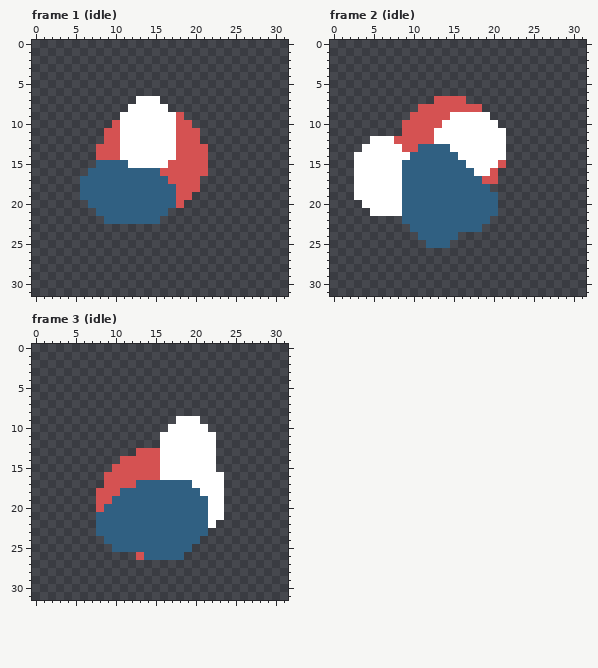
One commit to this pixel-art file: demo/test.aseprite. Above is the file before it was changed.
32x32 pixels, 6 frames. Colours within 5 levels of each other are drawn and written as one. Shown: frame 1 (idle), frame 2 (idle), frame 3 (idle).
The same view after the edit:
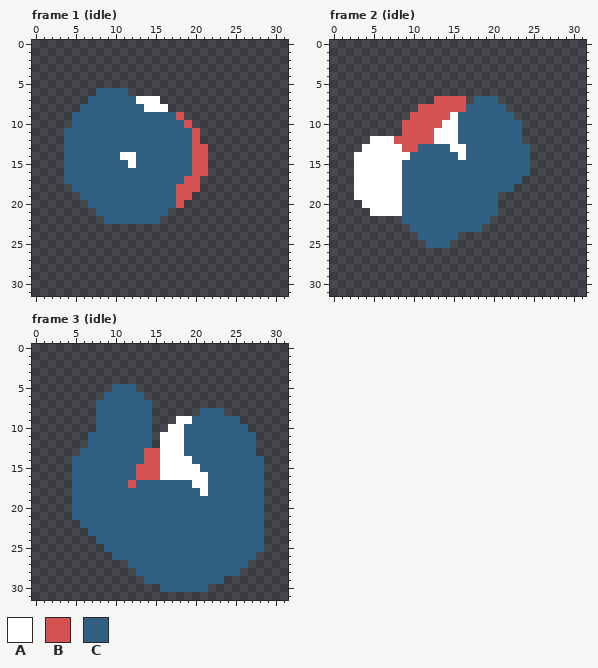
Palette (. is transparent): A #ffffff  B #d55252  C #306082
Diff:
layer "Layer 2" added
Frame 1 (idle), layer "Layer 2":
The edit adds colour C in row 6 at x 8 to 11; in row 7 at x 7 to 12; in row 8 at x 6 to 11; in row 9 at x 5 to 10; in row 10 at x 5 to 9; in rows 11 to 12 at x 4 to 8.
The edit adds colour C in rows 13 to 15 at x 4 to 7; in row 16 at x 4 to 6; in row 17 at x 4 to 5; in row 18 at x 5.
Colour A gives way to colour C in row 8 at x 12 to 13; in rows 9 to 13 at x 11 to 17; in row 14 at x 13 to 17; in row 15 at x 13 to 16.
Colour B gives way to colour C in row 10 at x 10 and 18; in rows 11 to 12 at x 9 to 10 and 18 to 19; in rows 13 to 14 at x 8 to 10 and 18 to 19; in row 15 at x 17 to 19; in row 16 at x 16 to 19; in row 17 at x 17 to 18.
Frame 2 (idle), layer "Layer 2":
The edit adds colour C in row 7 at x 18 to 20; in row 8 at x 19 to 21; in row 9 at x 20 to 22; in row 10 at x 21 to 23; in rows 11 to 12 at x 22 to 23; in rows 13 to 15 at x 22 to 24.
The edit adds colour C in row 16 at x 21 to 24; in row 17 at x 21 to 23; in row 18 at x 20 to 22.
Colour A gives way to colour C in row 9 at x 16 to 19; in row 10 at x 16 to 20; in rows 11 to 12 at x 16 to 21; in rows 13 to 14 at x 17 to 21; in row 15 at x 17 to 20; in row 16 at x 18 to 19.
Colour B gives way to colour C in row 8 at x 17 to 18; in row 15 at x 21; in row 16 at x 20; in row 17 at x 19 to 20.
Frame 3 (idle), layer "Layer 2":
The edit adds colour C in row 5 at x 10 to 12; in row 6 at x 9 to 13; in row 7 at x 8 to 14; in row 8 at x 8 to 14 and 21 to 23; in row 9 at x 8 to 14 and 21 to 25; in row 10 at x 8 to 14 and 22 to 26.
The edit adds colour C in rows 11 to 12 at x 7 to 14 and 23 to 27; in row 13 at x 6 to 12 and 23 to 27; in row 14 at x 5 to 10 and 23 to 28; in row 15 at x 5 to 9 and 23 to 28; in rows 16 to 17 at x 5 to 8 and 24 to 28; in rows 18 to 21 at x 5 to 7 and 24 to 28.
The edit adds colour C in row 22 at x 6 to 7 and 23 to 28; in row 23 at x 7 and 22 to 28; in row 24 at x 8 and 21 to 28; in row 25 at x 9 and 20 to 28; in row 26 at x 10 to 12 and 19 to 27; in row 27 at x 12 to 26.
The edit adds colour C in row 28 at x 13 to 25; in row 29 at x 14 to 23; in row 30 at x 16 to 21.
Colour A gives way to colour C in row 9 at x 20; in row 10 at x 19 to 21; in rows 11 to 13 at x 19 to 22; in row 14 at x 20 to 22; in row 15 at x 21 to 22; in rows 16 to 21 at x 22 to 23.
Colour A gives way to colour C in row 22 at x 22.
Colour B gives way to colour C in row 13 at x 13; in row 14 at x 11 to 13; in row 15 at x 10 to 12; in row 16 at x 9 to 12; in row 17 at x 9 to 11; in row 18 at x 8 to 10.
Colour B gives way to colour C in row 19 at x 8 to 9; in row 20 at x 8; in row 26 at x 13.
Pixel boxes of the changes (left, top, right, bottom) in both pictures:
changed: (64, 88, 192, 192)
changed: (458, 96, 530, 192)
changed: (72, 384, 264, 592)
